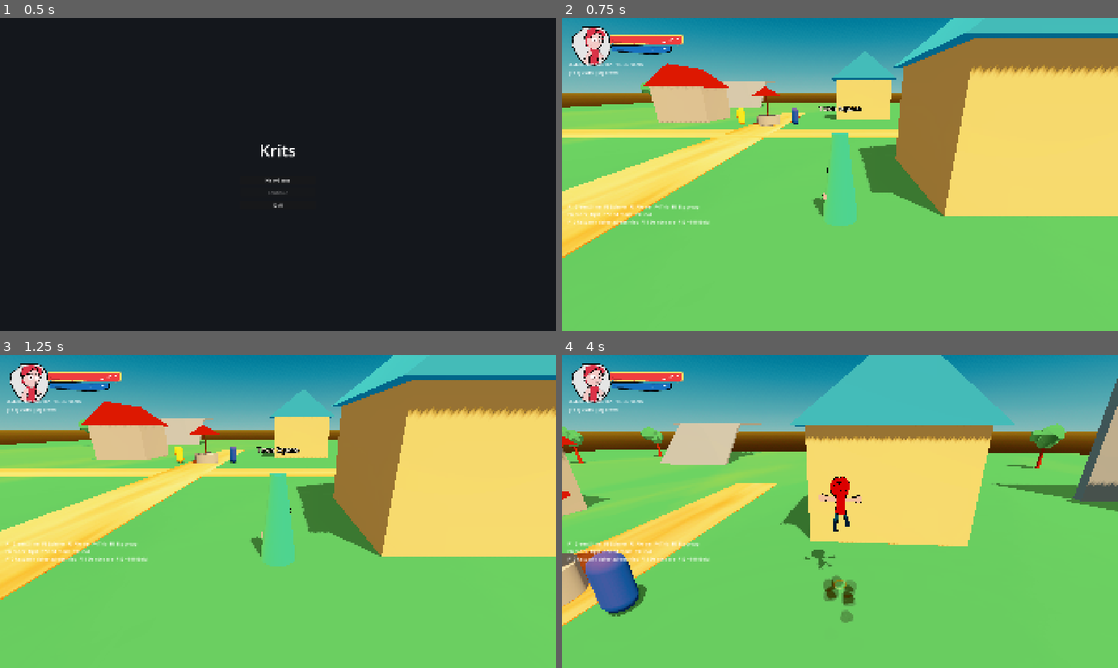
Above: before the commit, frames 1-4 (two rows, left to right).
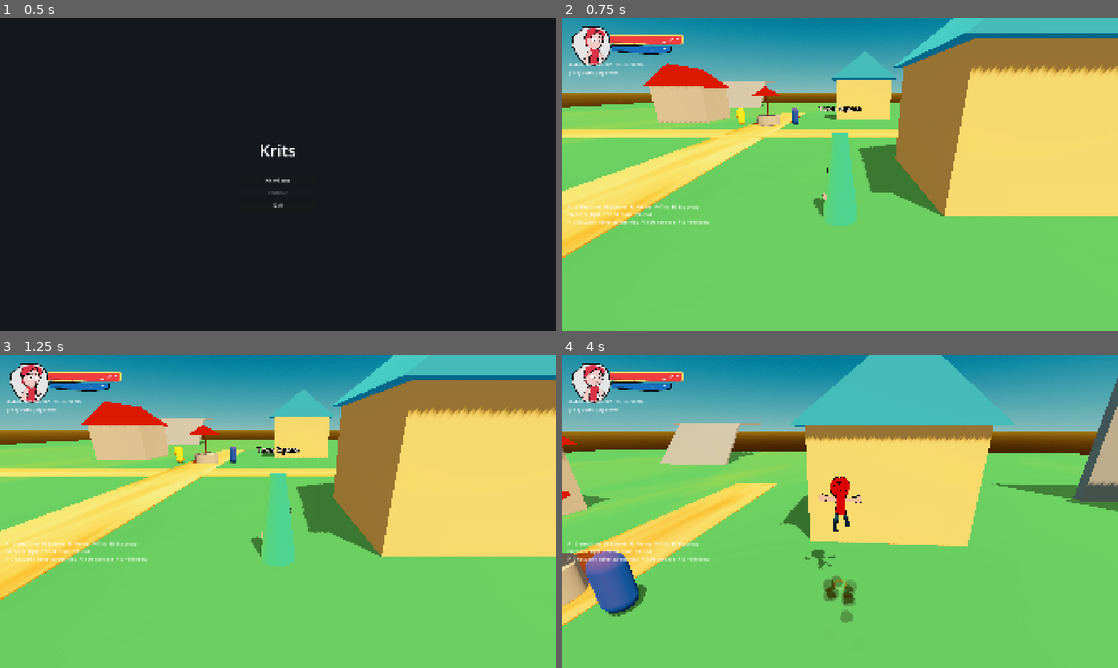
Above: after the commit, the same moments.

Repository: doggoanim/Krits
Game: Godot game, scene res://ui/main_menu.tscn
The game is run twice, just before and just after one commit, with the same random seed, the same clock (stepped at 60 frames per second) and the same inputs.
Inputs (mouse positions are in pixels of both pictures, inside the frame that each line leads up to):
- Up to frame 1 (0.5 s): no input
- Up to frame 2 (0.75 s): click "New Game" at 0.5 s
- Up to frame 3 (1.25 s): no input
- Up to frame 4 (4 s): tap Enter at 1.25 s; move the mouse to (867, 511) at 1.27 s; hold Ctrl (crouch_pound) 1.28-2.03 s; hold W (move_forward) from 1.28 s (still down); tap Space (jump) at 1.52, 2.27, 3.77 s; move the mouse to (812, 511) at 2.02 s; tap E (interact) at 2.1 s; move the mouse to (851, 505) at 2.77 s; hold Shift (roll_dive) 2.78-3.53 s; move the mouse to (834, 517) at 3.52 s; tap Ctrl (crouch_pound) at 3.6 s

Frame 1 is identical in both runs. In frame 2, less than 0.1% of the frame differs, in the area x 14-17%, y 20-25%; in frame 3, less than 0.1%; in frame 4, 0.8%, in the area x 0-91%, y 21-37%.

Commit message:
Remove tree template/script entirely, leave Trees empty for manual placement
Deletes world/tree.gd and world/tree.tscn and the 12 instanced trees
in hometown.tscn. The empty Trees node stays as a place to hand-place
whatever tree setup is added next.

Co-Authored-By: Claude Sonnet 5 <noreply@anthropic.com>
Claude-Session: https://claude.ai/code/session_01TYpdm1jACUqsWG6yyTxbgm

Diff:
--- a/world/hometown.tscn
+++ b/world/hometown.tscn
@@ -6,7 +6,6 @@
 [ext_resource type="Texture2D" uid="uid://dnow7nufbdxah" path="res://assets/textures/dirt.jpg" id="1_o4qy2"]
 [ext_resource type="Script" uid="uid://cs21yl2vng0jt" path="res://world/shop_keeper.gd" id="1_shopkeeper"]
 [ext_resource type="Script" uid="uid://c4mis6pkpkvbk" path="res://world/spawnpoint.gd" id="1_spawn"]
-[ext_resource type="PackedScene" uid="uid://dclrmir6w3jok" path="res://world/tree.tscn" id="1_tree"]
 
 [sub_resource type="BoxShape3D" id="Shape_Ground"]
 size = Vector3(120, 1, 120)
@@ -387,42 +386,6 @@
 mesh = SubResource("Mesh_HillTop")
 
 [node name="Trees" type="Node3D" parent="." unique_id=1738221840]
-
-[node name="Tree1" parent="Trees" unique_id=361431711 instance=ExtResource("1_tree")]
-transform = Transform3D(1, 0, 0, 0, 1, 0, 0, 0, 1, -35, 0, -35)
-
-[node name="Tree2" parent="Trees" unique_id=481108530 instance=ExtResource("1_tree")]
-transform = Transform3D(1, 0, 0, 0, 1, 0, 0, 0, 1, -30, 0, -45)
-
-[node name="Tree3" parent="Trees" unique_id=1827265612 instance=ExtResource("1_tree")]
-transform = Transform3D(1, 0, 0, 0, 1, 0, 0, 0, 1, -45, 0, -20)
-
-[node name="Tree4" parent="Trees" unique_id=1661075599 instance=ExtResource("1_tree")]
-transform = Transform3D(1, 0, 0, 0, 1, 0, 0, 0, 1, -40, 0, 5)
-
-[node name="Tree5" parent="Trees" unique_id=591993256 instance=ExtResource("1_tree")]
-transform = Transform3D(1, 0, 0, 0, 1, 0, 0, 0, 1, -38, 0, 30)
-
-[node name="Tree6" parent="Trees" unique_id=295000724 instance=ExtResource("1_tree")]
-transform = Transform3D(1, 0, 0, 0, 1, 0, 0, 0, 1, -20, 0, 42)
-
-[node name="Tree7" parent="Trees" unique_id=1235921288 instance=ExtResource("1_tree")]
-transform = Transform3D(1, 0, 0, 0, 1, 0, 0, 0, 1, 5, 0, 45)
-
-[node name="Tree8" parent="Trees" unique_id=1826006510 instance=ExtResource("1_tree")]
-transform = Transform3D(1, 0, 0, 0, 1, 0, 0, 0, 1, 25, 0, 38)
-
-[node name="Tree9" parent="Trees" unique_id=1687150538 instance=ExtResource("1_tree")]
-transform = Transform3D(1, 0, 0, 0, 1, 0, 0, 0, 1, 40, 0, 22)
-
-[node name="Tree10" parent="Trees" unique_id=1727269730 instance=ExtResource("1_tree")]
-transform = Transform3D(1, 0, 0, 0, 1, 0, 0, 0, 1, 48, 0, -15)
-
-[node name="Tree11" parent="Trees" unique_id=1738491399 instance=ExtResource("1_tree")]
-transform = Transform3D(1, 0, 0, 0, 1, 0, 0, 0, 1, 35, 0, -35)
-
-[node name="Tree12" parent="Trees" unique_id=74083270 instance=ExtResource("1_tree")]
-transform = Transform3D(1, 0, 0, 0, 1, 0, 0, 0, 1, 10, 0, -42)
 
 [node name="StartSpawn" type="Area3D" parent="." unique_id=1738210625]
 transform = Transform3D(1, 0, 0, 0, 1, 0, 0, 0, 1, 8, 0, 14)
--- a/world/tree.gd
+++ /dev/null
@@ -1,83 +0,0 @@
-@tool
-extends Node3D
-## Editor-time template for hand-placed trees.
-##
-## Drag a Tree instance anywhere in the world, then pick which trunk/leaves
-## mesh it uses from the dropdowns in the Inspector, and assign a Trunk
-## Material / Leaves Material if you want to recolor. Nothing here is
-## random or runtime-generated: the variant and material you pick are
-## baked into the scene file like any other node property, and switching
-## variants keeps reapplying whatever material you've assigned.
-
-const TRUNK_PATH_FORMAT := "res://assets/world/trunk_%d.glb"
-const LEAVES_PATH_FORMAT := "res://assets/world/leaves_%d.glb"
-const TRUNK_VARIANT_COUNT := 4
-const LEAVES_VARIANT_COUNT := 3
-
-@export_range(1, TRUNK_VARIANT_COUNT, 1) var trunk_variant: int = 1:
-	set(value):
-		trunk_variant = value
-		_refresh_slot(&"TrunkSlot", TRUNK_PATH_FORMAT % trunk_variant, trunk_material)
-
-@export_range(1, LEAVES_VARIANT_COUNT, 1) var leaves_variant: int = 1:
-	set(value):
-		leaves_variant = value
-		_refresh_slot(&"LeavesSlot", LEAVES_PATH_FORMAT % leaves_variant, leaves_material)
-
-@export var trunk_material: Material:
-	set(value):
-		trunk_material = value
-		_apply_material(&"TrunkSlot", trunk_material)
-
-@export var leaves_material: Material:
-	set(value):
-		leaves_material = value
-		_apply_material(&"LeavesSlot", leaves_material)
-
-
-func _ready() -> void:
-	_refresh_slot(&"TrunkSlot", TRUNK_PATH_FORMAT % trunk_variant, trunk_material)
-	_refresh_slot(&"LeavesSlot", LEAVES_PATH_FORMAT % leaves_variant, leaves_material)
-
-
-func _refresh_slot(slot_name: StringName, mesh_path: String, material: Material) -> void:
-	if not is_inside_tree():
-		return
-	var slot := get_node_or_null(NodePath(slot_name)) as Node3D
-	if slot == null:
-		return
-	for child in slot.get_children():
-		slot.remove_child(child)
-		child.queue_free()
-	if not ResourceLoader.exists(mesh_path):
-		push_warning("Tree: no mesh variant at %s" % mesh_path)
-		return
-	var packed: PackedScene = load(mesh_path)
-	var instance := packed.instantiate()
-	slot.add_child(instance)
-	# Deliberately NOT setting owner: this child is rebuilt fresh every time
-	# the scene loads, so it must never be serialized into the .tscn file.
-	# Owning it would bake it in, and the next load would add another one
-	# on top, colliding with the saved copy (trunk_1, trunk_12, trunk_13, ...).
-	_apply_material(slot_name, material)
-
-
-func _apply_material(slot_name: StringName, material: Material) -> void:
-	if material == null or not is_inside_tree():
-		return
-	var slot := get_node_or_null(NodePath(slot_name)) as Node3D
-	if slot == null:
-		return
-	var mesh_instance := _find_mesh_instance(slot)
-	if mesh_instance:
-		mesh_instance.material_override = material
-
-
-func _find_mesh_instance(node: Node) -> MeshInstance3D:
-	if node is MeshInstance3D:
-		return node
-	for child in node.get_children():
-		var found := _find_mesh_instance(child)
-		if found:
-			return found
-	return null
--- a/world/tree.tscn
+++ /dev/null
@@ -1,34 +0,0 @@
-[gd_scene load_steps=7 format=3 uid="uid://dclrmir6w3jok"]
-
-[ext_resource type="Script" path="res://world/tree.gd" id="1_script"]
-[ext_resource type="Texture2D" uid="uid://dnow7nufbdxah" path="res://assets/textures/dirt.jpg" id="2_dirt"]
-[ext_resource type="Texture2D" uid="uid://8rimybdfgoy2" path="res://assets/textures/grass.jpg" id="3_grass"]
-
-[sub_resource type="StandardMaterial3D" id="StandardMaterial3D_trunk"]
-albedo_color = Color(0.6509804, 0.42745098, 0.11372549, 1)
-albedo_texture = ExtResource("2_dirt")
-
-[sub_resource type="StandardMaterial3D" id="StandardMaterial3D_leaves"]
-albedo_color = Color(0.5686275, 0.73333335, 0.30588236, 1)
-albedo_texture = ExtResource("3_grass")
-
-[sub_resource type="CylinderShape3D" id="Shape_Trunk"]
-height = 3.0
-radius = 0.24
-
-[node name="Tree" type="Node3D"]
-script = ExtResource("1_script")
-trunk_material = SubResource("StandardMaterial3D_trunk")
-leaves_material = SubResource("StandardMaterial3D_leaves")
-
-[node name="TrunkSlot" type="Node3D" parent="."]
-transform = Transform3D(0.3124674, 0, 0, 0, 0.3124674, 0, 0, 0, 0.3124674, 0, 1.4448495, 0)
-
-[node name="LeavesSlot" type="Node3D" parent="."]
-transform = Transform3D(0.360726, 0, 0, 0, 0.360726, 0, 0, 0, 0.360726, 0, 3.6865878, 0)
-
-[node name="Collision" type="StaticBody3D" parent="."]
-transform = Transform3D(1, 0, 0, 0, 1, 0, 0, 0, 1, 0, 1.5, 0)
-
-[node name="CollisionShape3D" type="CollisionShape3D" parent="Collision"]
-shape = SubResource("Shape_Trunk")
